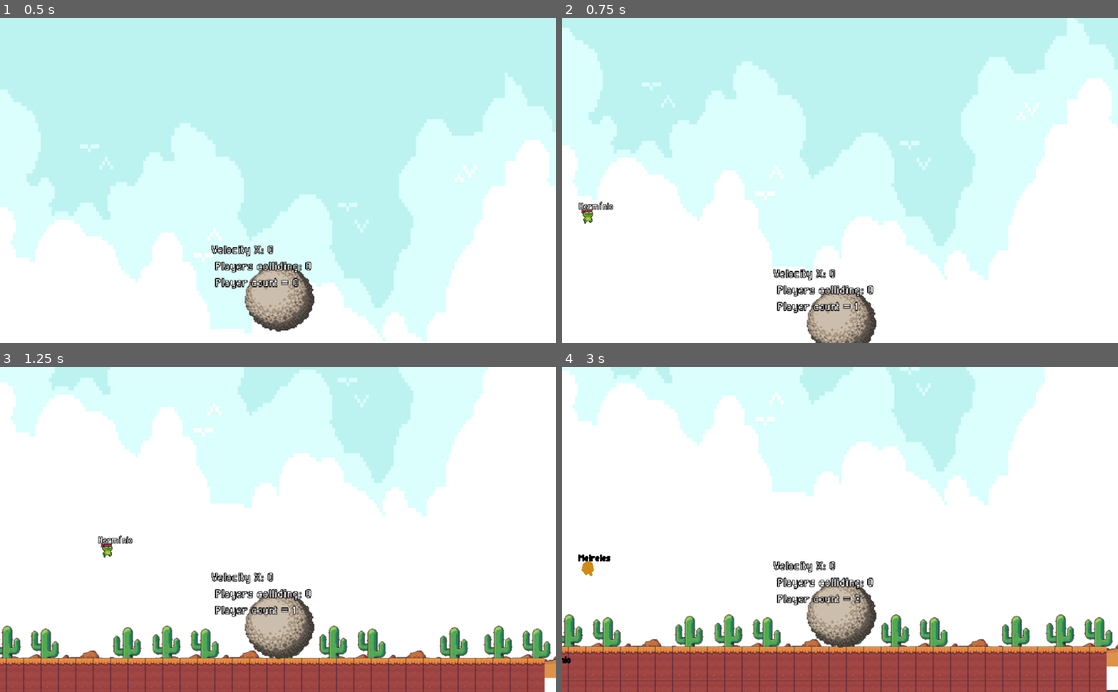
Above: before the commit, frames 1-4 (two rows, left to right).
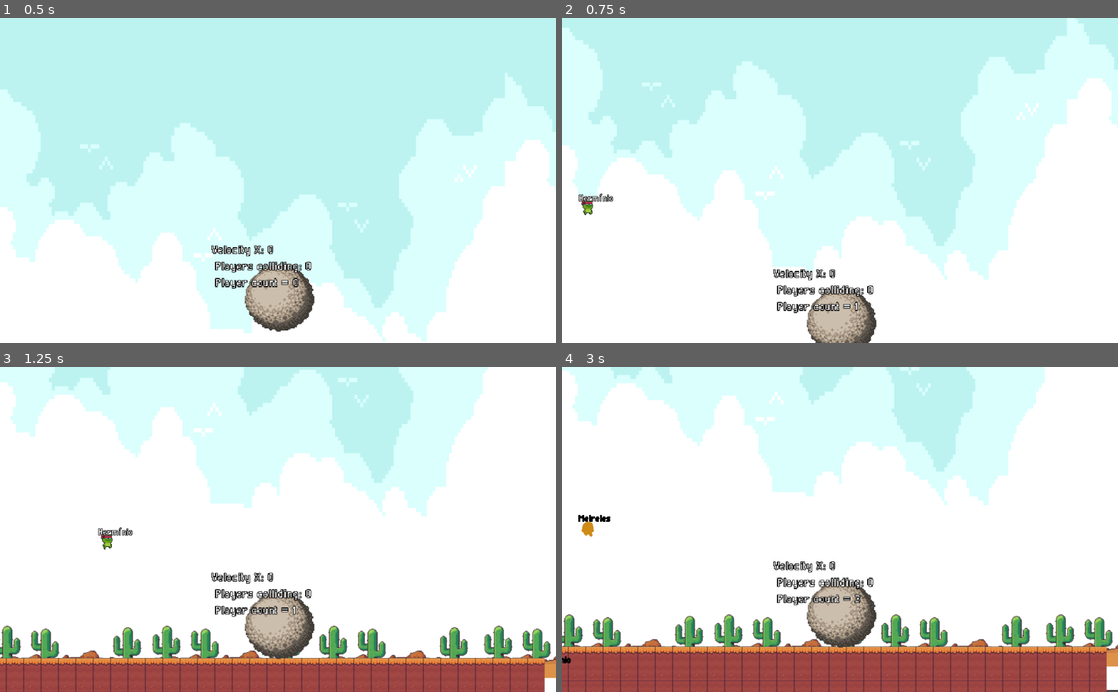
Above: after the commit, the same moments.

Repository: ryofac/theROCK
Game: Godot game, scene res://Level/MainLevel.tscn
Same seed, same stepped clock (60 frames per second), same inputs: the game is played once before the commit and once after it.
Inputs:
- Up to frame 1 (0.5 s): no input
- Up to frame 2 (0.75 s): hold D (move_right) from 0.53 s (still down); tap K (spawn_player) at 0.6 s
- Up to frame 3 (1.25 s): keep holding D (move_right); tap Space (jump) at 0.77 s
- Up to frame 4 (3 s): tap J (delete_player) at 1.35 s; tap Space (jump) at 1.52 s; tap K (spawn_player) at 1.55, 2.1, 2.85 s; release D (move_right) at 2.03 s; hold A (move_left) 2.03-2.78 s; hold D (move_right) from 2.78 s (still down)

Frame 1 is identical in both runs. In frame 2, 0.3% of the frame differs, in the area x 3-10%, y 53-64%; in frame 3, 0.3%; in frame 4, 0.4%, in the area x 2-9%, y 45-65%.

Commit message:
Fixed spawn_player

Diff:
--- a/Actors/Rock.gd
+++ b/Actors/Rock.gd
@@ -15,6 +15,7 @@
 	velocity.y += gravity * delta
 
 	# ======= APROACH VELOCITY ======= => move_towards manuals
+
 	var _newVel = 0
 
 	if len(Global.players_colliding) > 1: # "Static Atrite"
--- a/Level/Controller.gd
+++ b/Level/Controller.gd
@@ -13,7 +13,7 @@
 # SPAWN_PLAYER: _spawn_player
 
 
-func _spawn_player(_x, _y):
+func _spawn_player(_x=camera.global_position.x - 500, _y=rand_range(camera.global_position.y - 100, camera.global_position.y - 200)):
 	var name_list = ['Patro', 'Hermínio', 'Henrique', 'Lívia', 'Meireles', 'Ryan']
 	var player_list = [finnNode, frogNode, ninjaNode, guyNode]
 	var player = player_list[randi() % len(player_list)].instance()
@@ -34,7 +34,7 @@
 	if player_count <= 50:
 		if Input.is_action_just_pressed("spawn_player"):
 			# Spawn player
-			_spawn_player(camera.global_position.x - 500,  rand_range(camera.global_position.y - 100, camera.global_position.y - 200))
+			_spawn_player()
 	get_parent().get_node("TheRock/Label").text += '\n Player count = ' + str(player_count) if player_count <= 50 else "\nNão pode haver mais que 50 jogadores!"
 
 	if Input.is_action_just_pressed("delete_player"):
